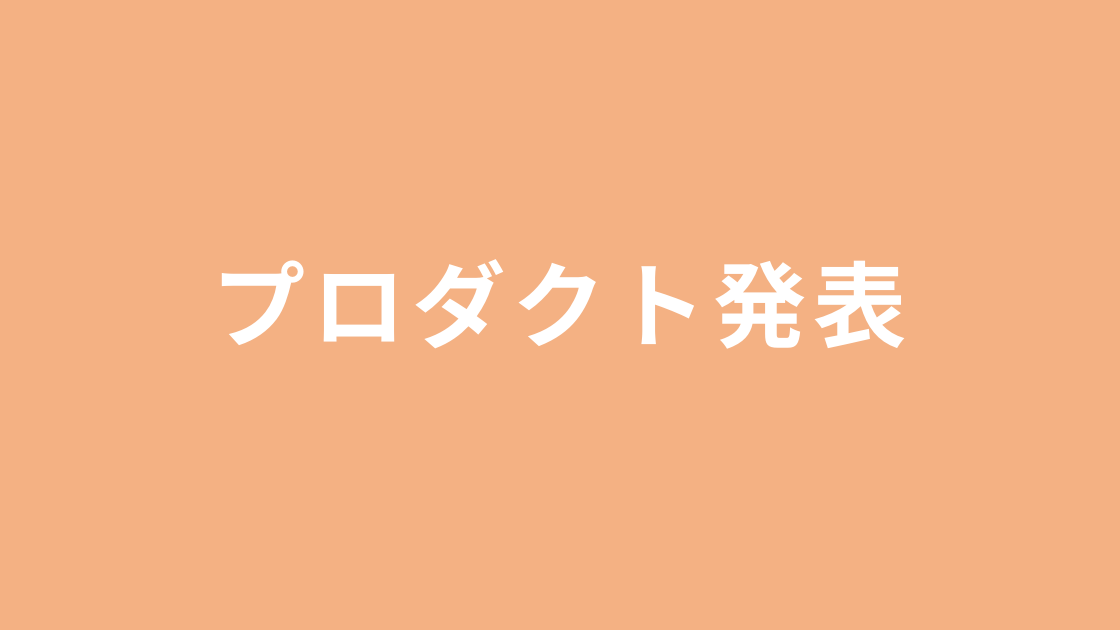
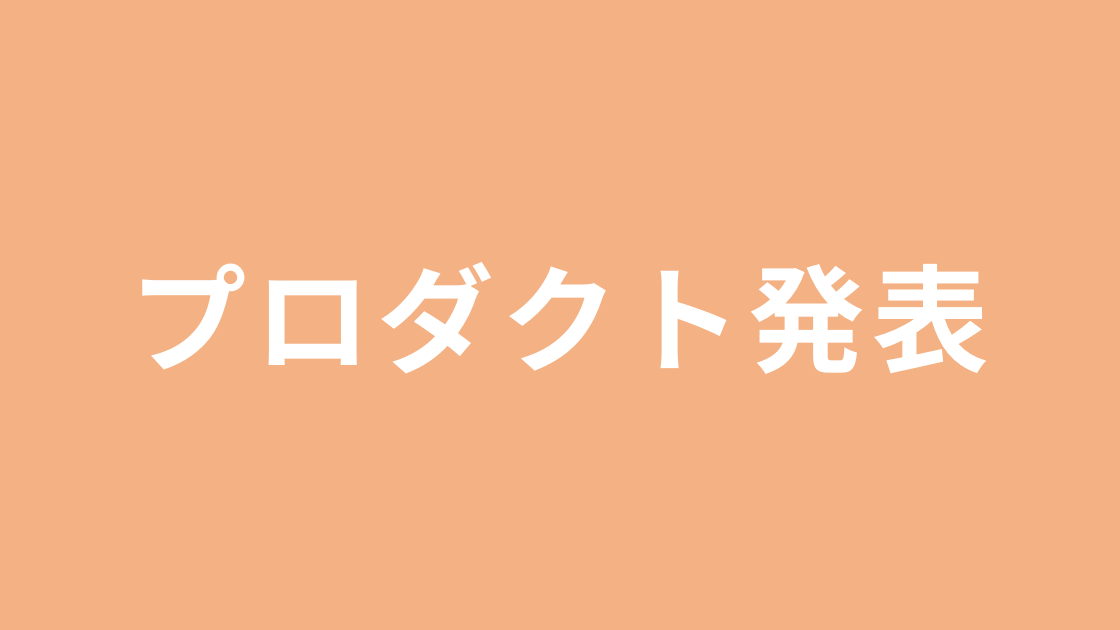
Before and after one commit to jack-app/jackhack2018_management, a slide deck: slide 1 of pptx/jackhack2018_announce.pptx. Drawn at 1120x630 pixels with LibreOffice and Linux fonts; fonts in the diff are those of the drawing. Boxes give left, top, right and bottom in pixels: in the first picture for what was removed or moved away, otherwise in the second. Text is boxed around its words. In the diff, an @@ line names an element or a change of style, - is before the commit and + after.

Commit message:
結果発表スライド追加

```diff
--- a/pptx/jackhack2018_announce.pptx
+++ b/pptx/jackhack2018_announce.pptx
@@ text "プロダクト発表" at [131, 262, 989, 374]: size 80 to 100 pt @@
```
Also in this commit, not shown: 1 other file.
